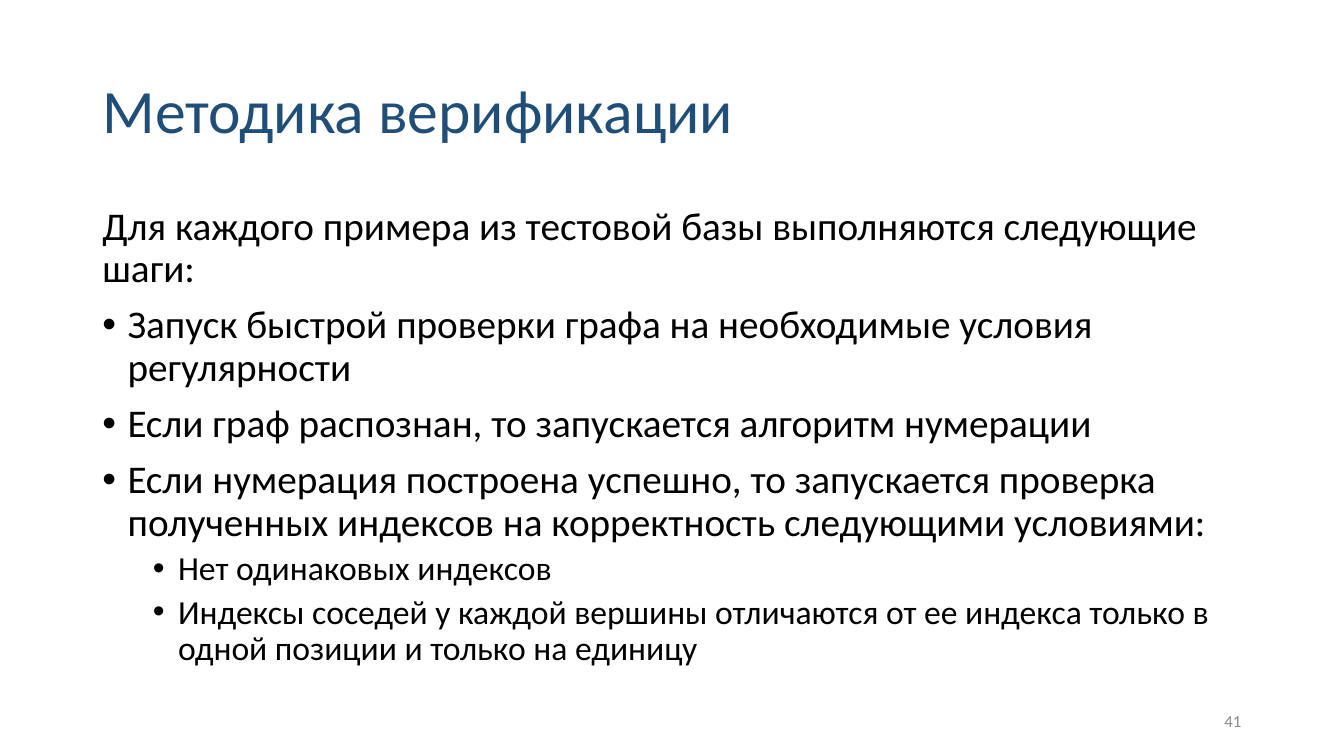
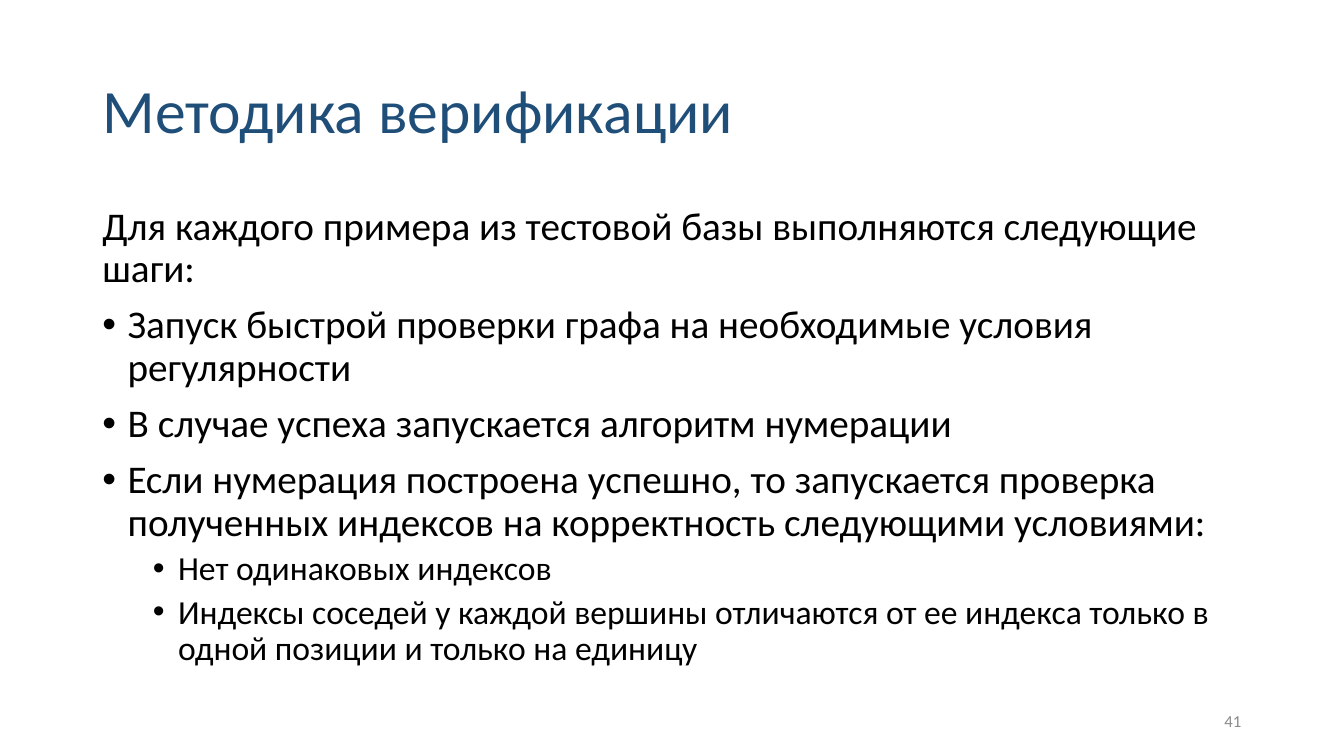
Before and after one commit to Linserous/NumericalGridGeneration, a slide deck: slide 41 of docs/Презентация v0.8.1.pptx. Drawn at 1344x756 pixels with LibreOffice and Linux fonts; fonts in the diff are those of the drawing. Boxes give left, top, right and bottom in pixels: in the first picture for what was removed or moved away, otherwise in the second. Text is boxed around its words. In the diff, an @@ line names an element or a change of style, - is before the commit and + after.

```diff
--- a/docs/Презентация v0.8.1.pptx
+++ b/docs/Презентация v0.8.1.pptx
@@ text at bbox=[128, 412, 952, 444]: text changed @@
-• Если граф распознан, то запускается алгоритм нумерации
+• В случае успеха запускается алгоритм нумерации
```
Also in this commit, not shown: 9 other slides changed, 1 slide removed.
